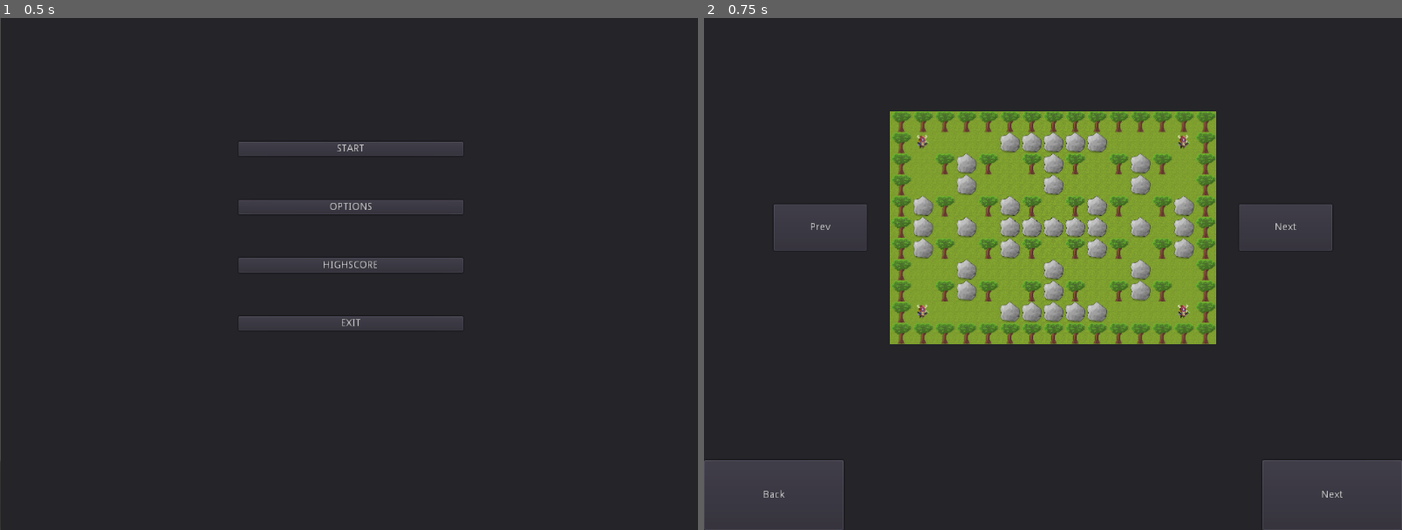
Above: before the commit, frames 1-2 (left to right).
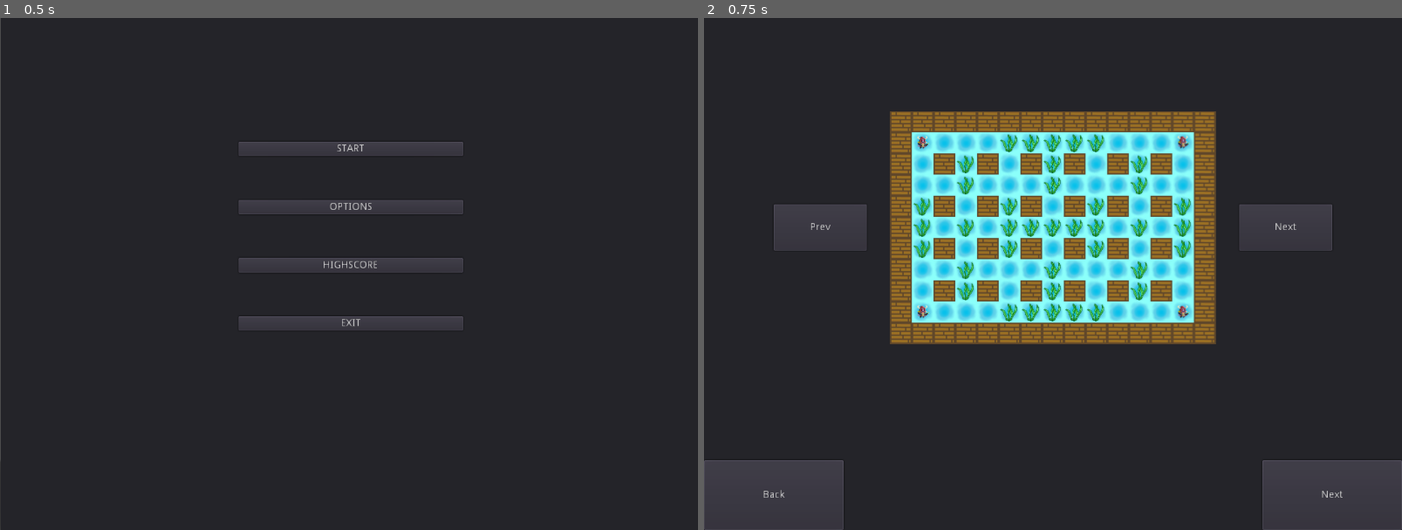
Above: after the commit, the same moments.

Repository: DominikWolek/bomber-game
Game: Godot game, scene res://GUI/MainMenuScene.tscn
Same seed, same stepped clock (60 frames per second), same inputs: the game is played once before the commit and once after it.
Inputs:
- Up to frame 1 (0.5 s): no input
- Up to frame 2 (0.75 s): click "START" at 0.5 s

Frame 1 is identical in both runs. In frame 2, 21% of the frame differs, in the area x 26-74%, y 18-64%.

Commit message:
fixed isPlaying

Diff:
--- a/Bomberman/GUI/Panel.gd
+++ b/Bomberman/GUI/Panel.gd
@@ -17,9 +17,8 @@
 	play.get_node("Name").text = gameInfo[player]["name"]
 	play.get_node("Color").text = colours[gameInfo[player]["colour"]]
 	play.get_node("isBot").pressed = gameInfo[player]["is_bot"]
-	var z = play.get_node("isPlaying")
-	if z :
-		z.pressed = gameInfo[player]["is_playing"]
+	if play.has_node("isPlaying"):
+		play.get_node("isPlaying").pressed = gameInfo[player]["is_playing"]
 
 func setBot(player,info):
 	get_node("/root/ConfigurationNode")._change_and_commit(player,"is_bot",info)
--- a/Bomberman/config.cfg
+++ b/Bomberman/config.cfg
@@ -1,6 +1,6 @@
 [map]
 
-map_type=5
+map_type=3
 
 [P1]
 
Not shown, added: Bomberman/GUI/XD.PNG.import
